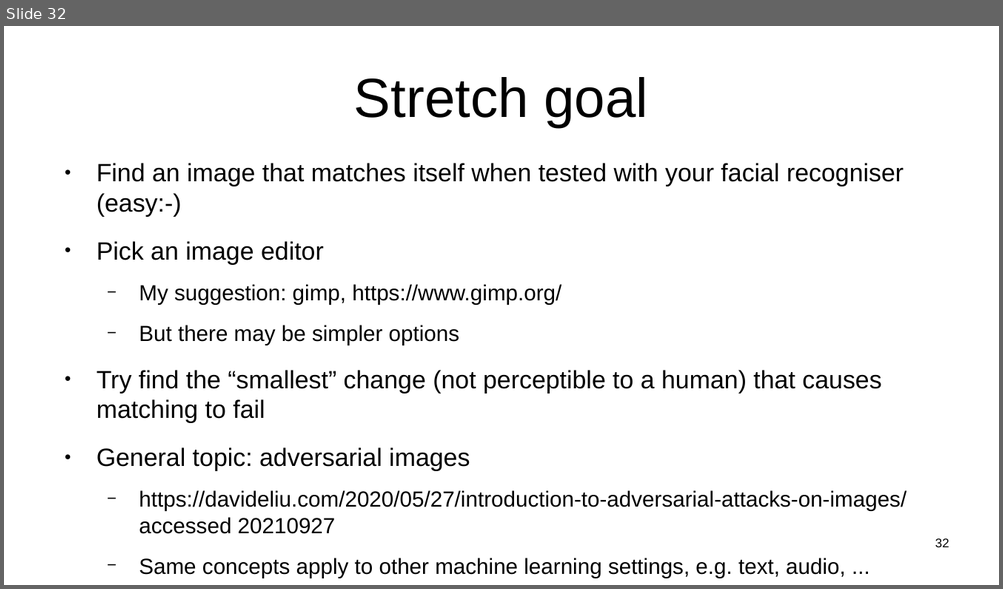
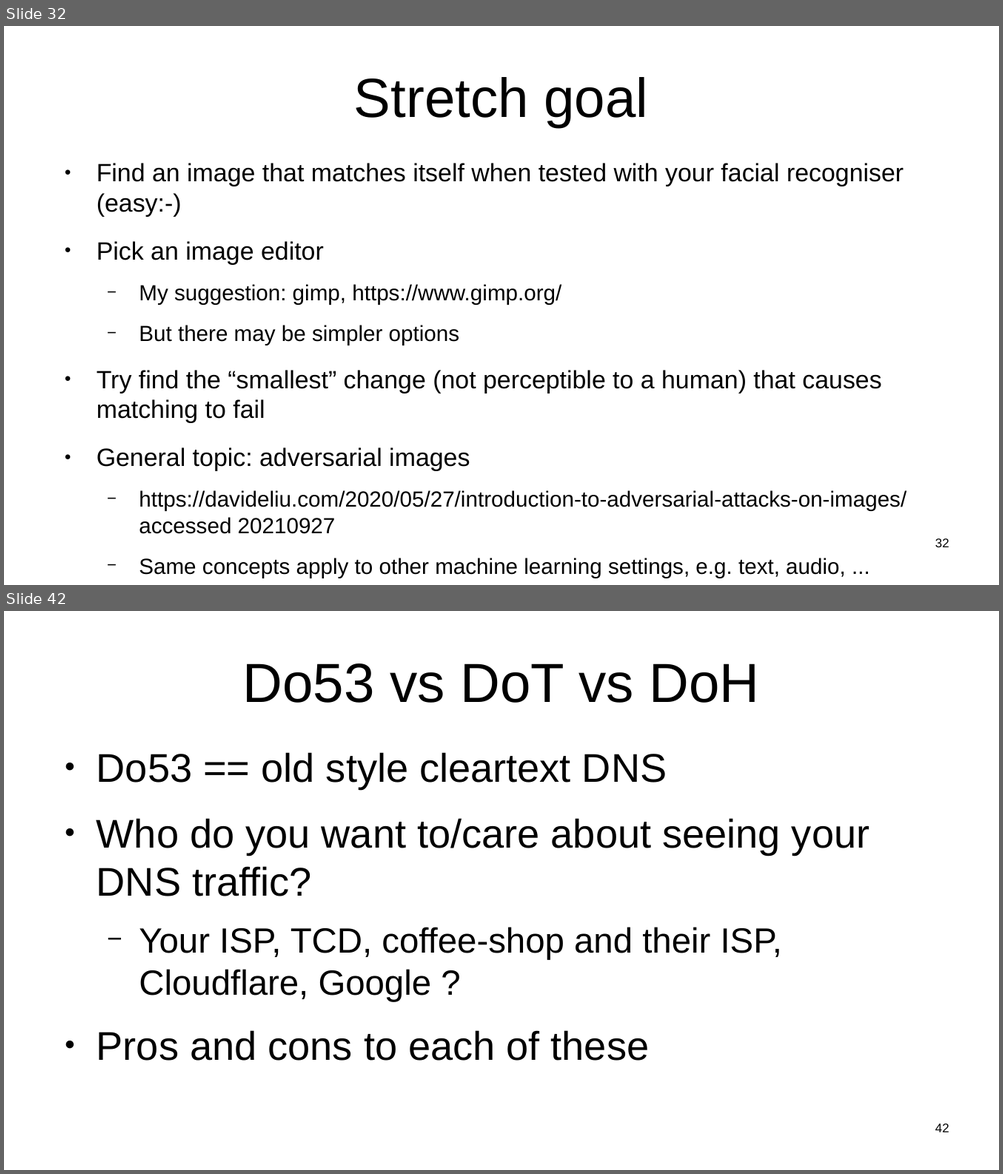
Before and after one commit to sftcd/witidtm, a slide deck: lectures/2021-2022/labs.odp. Shown one above the other, each under a label of ours: slide 32 before the commit, slides 32 and 42 after it; the slides between them are not shown. The pictures are 1003x589 and 1003x1174 pixels, drawn with LibreOffice and Linux fonts; fonts in the diff are those of the drawing. Boxes give left, top, right and bottom in pixels: in the first picture for what was removed or moved away, otherwise in the second. Text is boxed around its words. In the diff, an @@ line names an element or a change of style, - is before the commit and + after.

```diff
--- a/lectures/2021-2022/labs.odp
+++ b/lectures/2021-2022/labs.odp
@@ slide 42 added at [4, 611, 999, 1170], background #FFFFFF @@
@@ title added at [242, 664, 759, 703], 44 pt, text #000000 @@
+Do53 vs DoT vs DoH
@@ text added at [96, 752, 869, 1061], 32 pt, text #000000 @@
+● Do53 == old style cleartext DNS
+● Who do you want to/care about seeing your DNS traffic?
+  − Your ISP, TCD, coffee-shop and their ISP, Cloudflare, Google ?
+● Pros and cons to each of these
@@ page number added at [935, 1124, 949, 1133], 10 pt, text #000000 @@
+42
```
Also in this commit, not shown: 10 other slides added, 3 other files.
